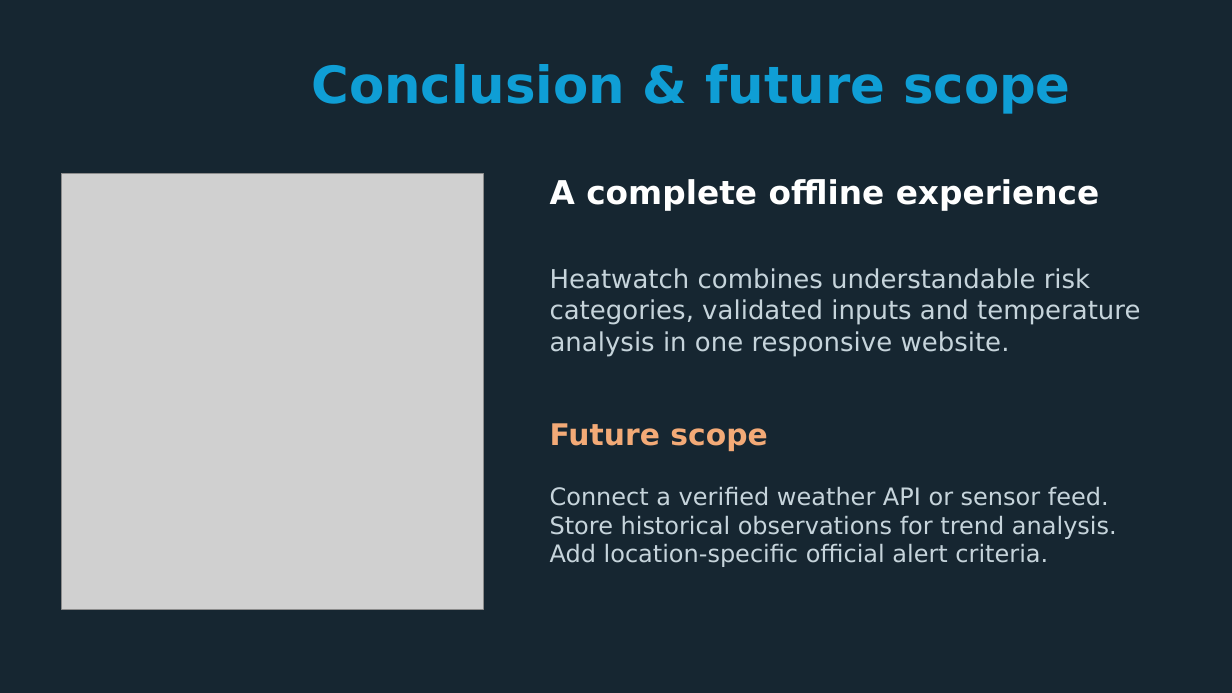
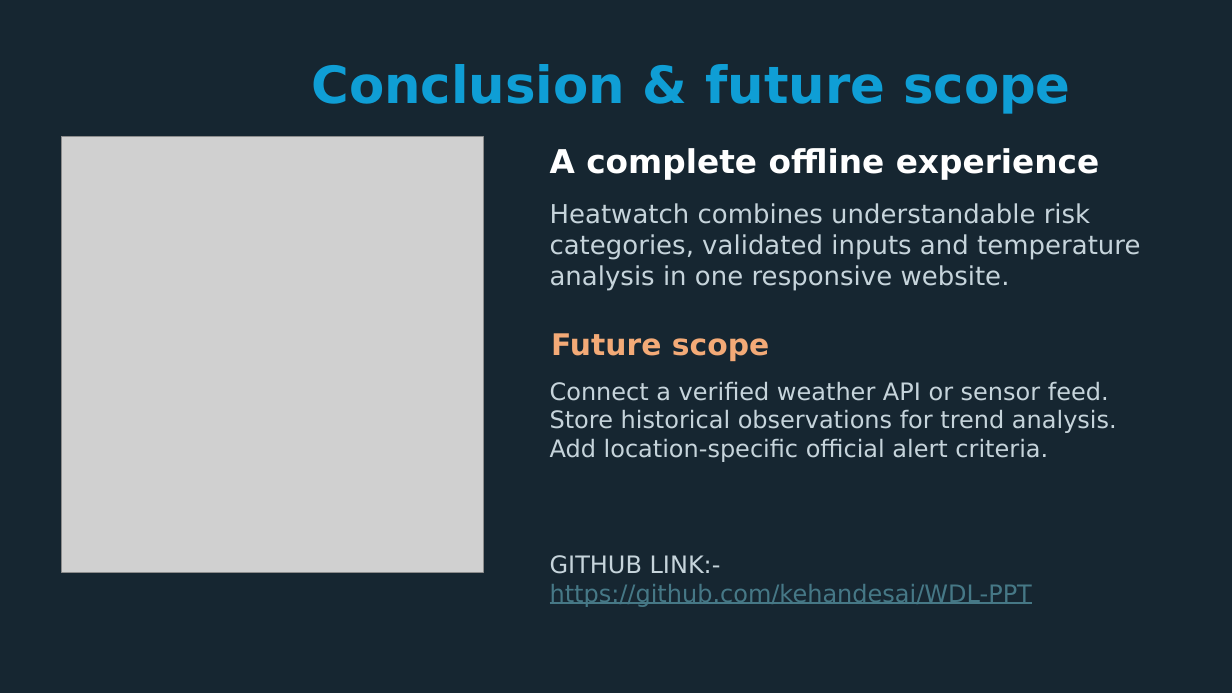
Before and after one commit to kehandesai/WDL-Mini-Project, a slide deck: slide 9 of WDL PPT.pptx. Drawn at 1232x693 pixels with LibreOffice and Linux fonts; fonts in the diff are those of the drawing; grey boxes stand for pictures. Boxes give left, top, right and bottom in pixels: in the first picture for what was removed or moved away, otherwise in the second. Text is boxed around its words. In the diff, an @@ line names an element or a change of style, - is before the commit and + after.

```diff
--- a/WDL PPT.pptx
+++ b/WDL PPT.pptx
@@ picture: place and size @@
-picture at [62,174,483,610]
+picture at [62,136,483,572]
@@ text "A complete offline experience": place and size @@
-text "A complete offline experience" at [550,179,1100,211]
+text "A complete offline experience" at [550,148,1100,180]
@@ text "Heatwatch combines understandable risk categories, ...": place and size @@
-text "Heatwatch combines understandable risk categories, ..." at [550,268,1140,356]
+text "Heatwatch combines understandable risk categories, ..." at [550,203,1140,291]
@@ text "Future scope": place and size @@
-text "Future scope" at [550,423,767,452]
+text "Future scope" at [551,333,769,362]
@@ text "Connect a verified weather API ...": place and size @@
-text "Connect a verified weather API ..." at [550,486,1117,567]
+text "Connect a verified weather API ..." at [550,381,1117,607]
@@ text at [550,555,1032,607]: paragraph added @@
+GITHUB LINK:-
+https://github.com/kehandesai/WDL-PPT
```
